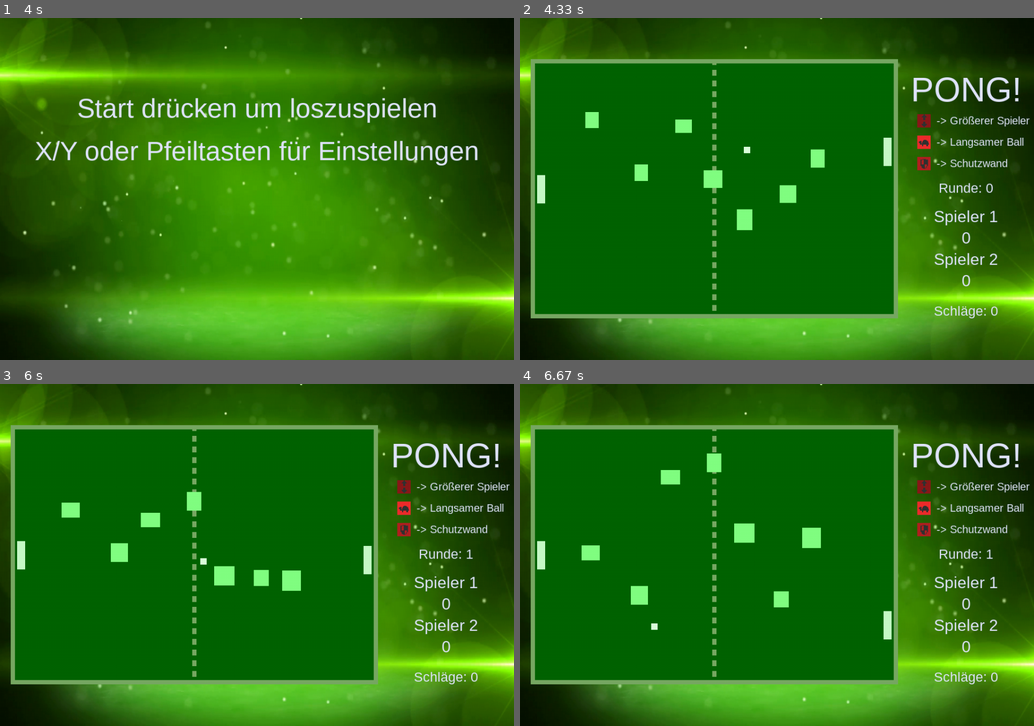
Above: before the commit, frames 1-4 (two rows, left to right).
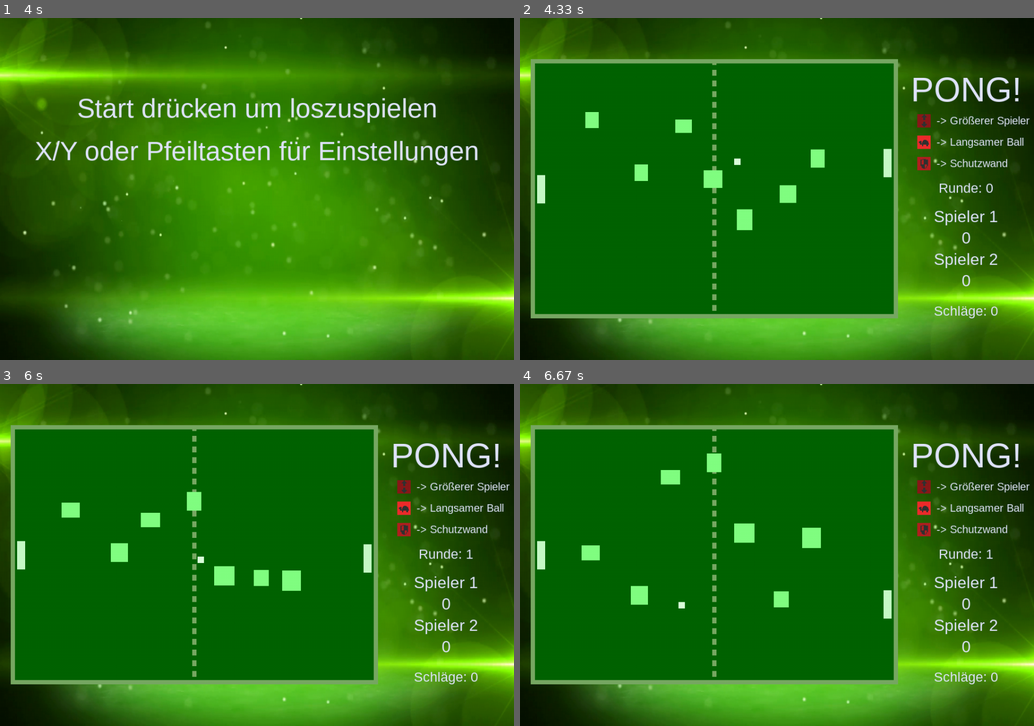
Above: after the commit, the same moments.

Repository: astroPythoner/pygame_Pong
Game: pygame game, started from pong.py
Two runs of this game, one before a commit and one after it. Both use one fixed random seed, a clock stepped at 60 frames per second and the inputs below.
Inputs:
- Up to frame 1 (4 s): hold Right 0.33-0.8 s; hold Up 0.83-1.3 s; tap D at 1.33 s; tap A at 1.67 s; hold Right 2.83-3.47 s
- Up to frame 2 (4.33 s): tap Space at 4 s
- Up to frame 3 (6 s): hold Left 4.5-4.8 s; hold Up 4.83-5.2 s; hold W 4.83-5.2 s; hold Up 5.23-5.53 s; hold W 5.23-5.53 s; tap Space at 5.57, 5.9 s
- Up to frame 4 (6.67 s): no input

Frame 1 is identical in both runs. In frame 2, 0.2% of the frame differs, in the area x 41-73%, y 35-47%; in frame 3, less than 0.1%; in frame 4, 0.3%, in the area x 25-73%, y 60-75%.

Commit message:
Frame unabhängige Ballbewegung

Diff:
--- a/pong.py
+++ b/pong.py
@@ -50,6 +50,8 @@
         # Debug gibt einige Prints aus und setzt an Abprallpunkte einen Sprite
         self.debug = False
         self.abprallort = None
+
+        self.time_diff = 0
 
     def set_spielfeldwerte(self):
         querkant = False
@@ -594,7 +596,7 @@
             screen.blit(background, background_rect)
 
             # Auf Bildschirmgeschwindigkeit achten
-            clock.tick(FPS)
+            self.time_diff = clock.tick(FPS) / 1000
 
             # Eingaben zum Verlassen des Spiels checken
             if self.check_key_pressed(ESC):
--- a/sprites.py
+++ b/sprites.py
@@ -76,14 +76,15 @@
         # Positionieren und Bewegung
         self.pos = pygame.math.Vector2(self.game.spielfeldx + self.game.spielfeldbreite/2 + 1,HEIGHT/2)
         self.direction = [random.uniform(30, 60),random.uniform(120,150),random.uniform(210,240),random.uniform(300,330)][random.randrange(0,4)]
-        self.vel = pygame.math.Vector2(5, 0).rotate(self.direction)
+        self.vel = pygame.math.Vector2(3.5, 0).rotate(self.direction)
         # Power-Up
         self.power_up_schläge = 0
         self.is_power_up = False
 
     def update(self):
         #bewegen
-        self.pos += self.vel
+        self.pos.x += self.vel.x * self.game.time_diff * FPS
+        self.pos.y += self.vel.y * self.game.time_diff * FPS
         self.rect.center = self.pos
         # oben und unten anstoßen
         if self.rect.top <= self.game.spielfeldy + 8:
@@ -155,7 +156,7 @@
 
         if not self.is_power_up:
             # Schneller werden (in Abhängigkeit von den Schläge nach der Funktion m * x + b)
-            self.vel.scale_to_length(1/8 * self.game.schläge + 5)
+            self.vel.scale_to_length(1/8 * self.game.schläge + 3.5)
         else:
             if self.game.schläge - self.power_up_schläge > self.game.POWERUP_TIME:
                 self.end_slow_power_up()
@@ -169,7 +170,7 @@
     def start_slow_power_up(self):
         self.power_up_schläge = self.game.schläge
         self.is_power_up = True
-        self.vel.scale_to_length(5)
+        self.vel.scale_to_length(3.5)
 
     def end_slow_power_up(self):
         self.is_power_up = False
